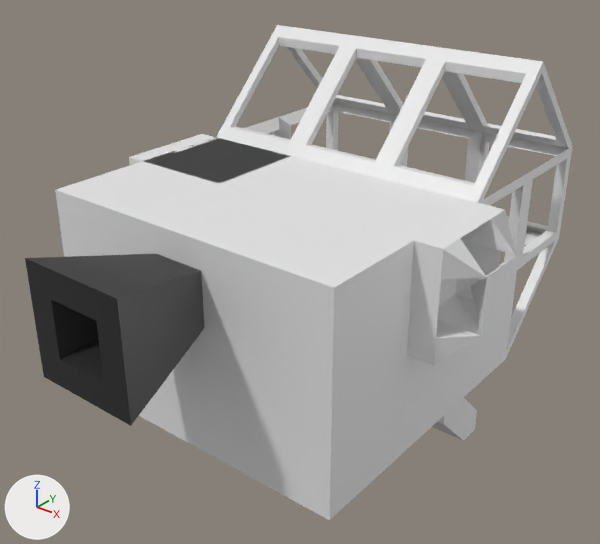
The glTF model dist/Model/ship.glb: old version first, new version second.
Before and after are seen from a 50 mm lens placed at (4.4, -6.48, 3.5), pointed at (-0.01, -0.98, 0.08). Lighting does not change. The marker at lower left points along +X, +Y and +Z. Where no turn or scale is listed for an object, it has been applied to the vertices.
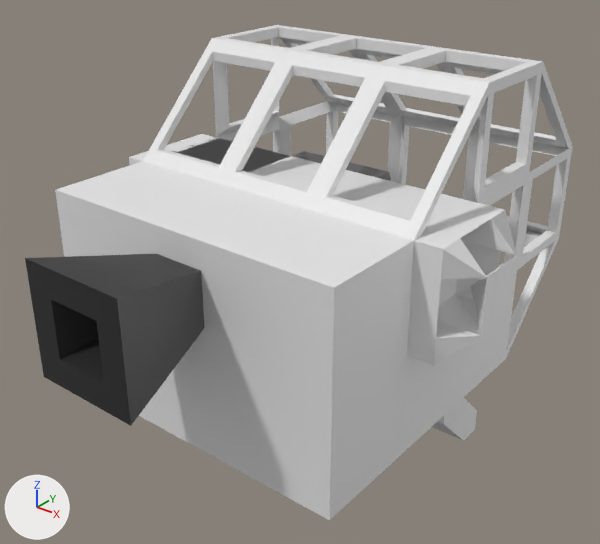
Changed parts and their boxes (x1, y1, x2, y2) in the pictures (600 x 544 px):
```json
{"object": "Cube.004", "change": "moved", "before": [377, 48, 543, 203], "after": [309, 65, 490, 240]}
{"object": "Cube.001", "change": "moved", "before": [291, 36, 441, 177], "after": [219, 51, 382, 210]}
{"object": "Cube.007", "change": "moved", "before": [216, 25, 354, 156], "after": [143, 38, 290, 183]}
{"object": "Plane.013", "change": "added", "after": [474, 62, 543, 202]}
{"object": "Plane.012", "change": "added", "after": [383, 48, 543, 82]}
{"object": "Plane.011", "change": "added", "after": [292, 36, 441, 65]}
{"object": "Plane.010", "change": "added", "after": [213, 25, 354, 51]}
{"object": "Plane.014", "change": "added", "after": [213, 37, 279, 137]}
```

The change, as JSON lines over the scene's bpy script:
```json
{"op": "set", "path": "ob_cube_001.location", "old": "(0.0, 0.0, 1.5)", "new": "(0.0, -1.0, 1.5)"}
{"op": "set", "path": "ob_cube_004.location", "old": "(1.0, 0.0, 1.5)", "new": "(1.0, -1.0, 1.5)"}
{"op": "set", "path": "ob_cube_007.location", "old": "(-1.0, 0.0, 1.5)", "new": "(-1.0, -1.0, 1.5)"}
{"op": "add", "block": "ob_plane_014", "code": ["ob_plane_014 = bpy.data.objects.new('Plane.014', me_plane_003)", "ob_plane_014.location = (-1.5, 0.0, 1.5)", "ob_plane_014.rotation_euler = (-1.571, 0.0, 1.571)  # degrees (-90, 0, 90)", "ob_plane_014.scale = (0.5, 0.5, 0.5)"]}
{"op": "add", "block": "ob_plane_013", "code": ["ob_plane_013 = bpy.data.objects.new('Plane.013', me_plane_003)", "ob_plane_013.location = (1.5, 0.0, 1.5)", "ob_plane_013.rotation_euler = (-1.571, 0.0, -1.571)  # degrees (-90, 0, -90)", "ob_plane_013.scale = (0.5, 0.5, 0.5)"]}
{"op": "add", "block": "ob_plane_012", "code": ["ob_plane_012 = bpy.data.objects.new('Plane.012', me_plane_003)", "ob_plane_012.location = (1.0, 0.0, 2.0)", "ob_plane_012.rotation_euler = (0.0, 0.0, 1.571)  # degrees (0, 0, 90)", "ob_plane_012.scale = (0.5, 0.5, 0.5)"]}
{"op": "add", "block": "ob_plane_011", "code": ["ob_plane_011 = bpy.data.objects.new('Plane.011', me_plane_003)", "ob_plane_011.location = (0.0, 0.0, 2.0)", "ob_plane_011.rotation_euler = (0.0, 0.0, 1.571)  # degrees (0, 0, 90)", "ob_plane_011.scale = (0.5, 0.5, 0.5)"]}
{"op": "add", "block": "ob_plane_010", "code": ["ob_plane_010 = bpy.data.objects.new('Plane.010', me_plane_003)", "ob_plane_010.location = (-1.0, 0.0, 2.0)", "ob_plane_010.rotation_euler = (0.0, 0.0, 1.571)  # degrees (0, 0, 90)", "ob_plane_010.scale = (0.5, 0.5, 0.5)"]}
```
